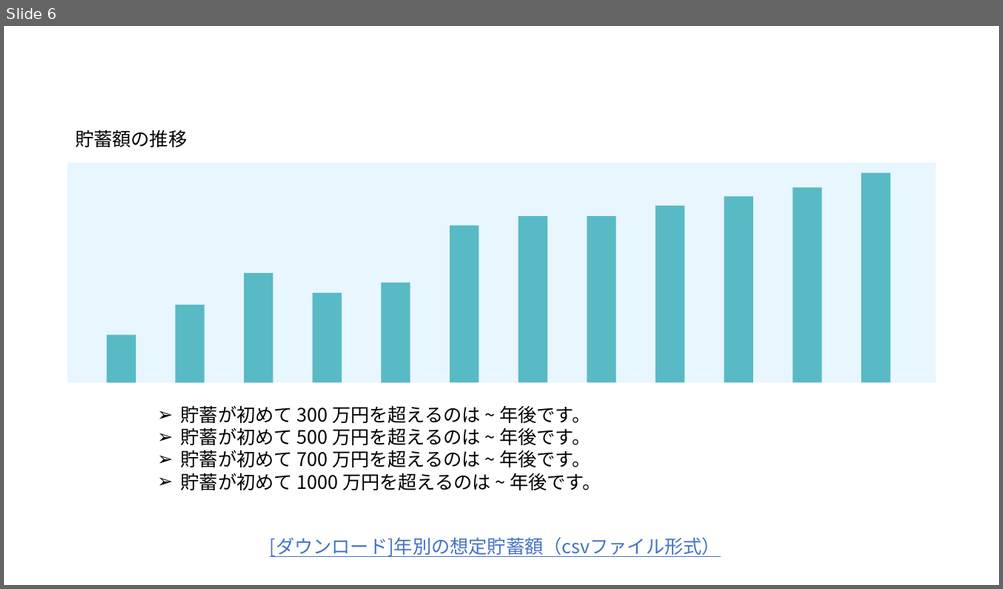
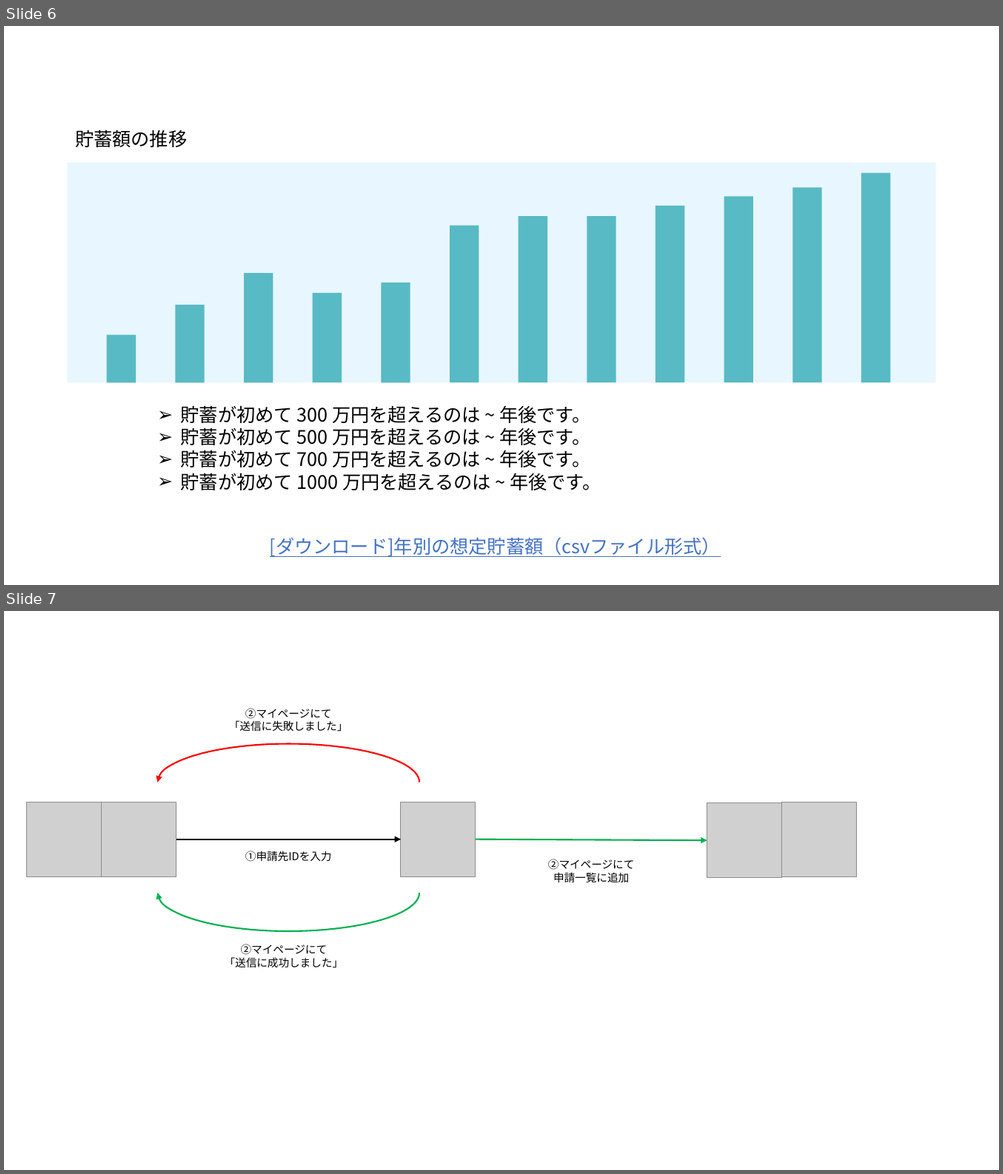
Before and after one commit to kinutaISE/FutureDesign, a slide deck: design/画面デザイン構想.pptx. Shown one above the other, each under a label of ours: slide 6 before the commit, slides 6 and 7 after it. The pictures are 1003x589 and 1003x1174 pixels, drawn with LibreOffice and Linux fonts; fonts in the diff are those of the drawing; grey boxes stand for pictures; background and template pictures are left out. Boxes give left, top, right and bottom in pixels: in the first picture for what was removed or moved away, otherwise in the second. Text is boxed around its words. In the diff, an @@ line names an element or a change of style, - is before the commit and + after.

```diff
--- a/design/画面デザイン構想.pptx
+++ b/design/画面デザイン構想.pptx
@@ slide 7 added at [4,611,999,1170], background #FFFFFF @@
@@ group added at [27,708,856,968]: 5 pictures, 4 texts, 4 arc (boxed as its full ellipse)s, 2 arrows @@
+①申請先IDを入力
+②マイページにて
+「送信に失敗しました」
+②マイページにて
+「送信に成功しました」
+②マイページにて
+申請一覧に追加
```
Also in this commit, not shown: 2 other slides added, 5 other files.
